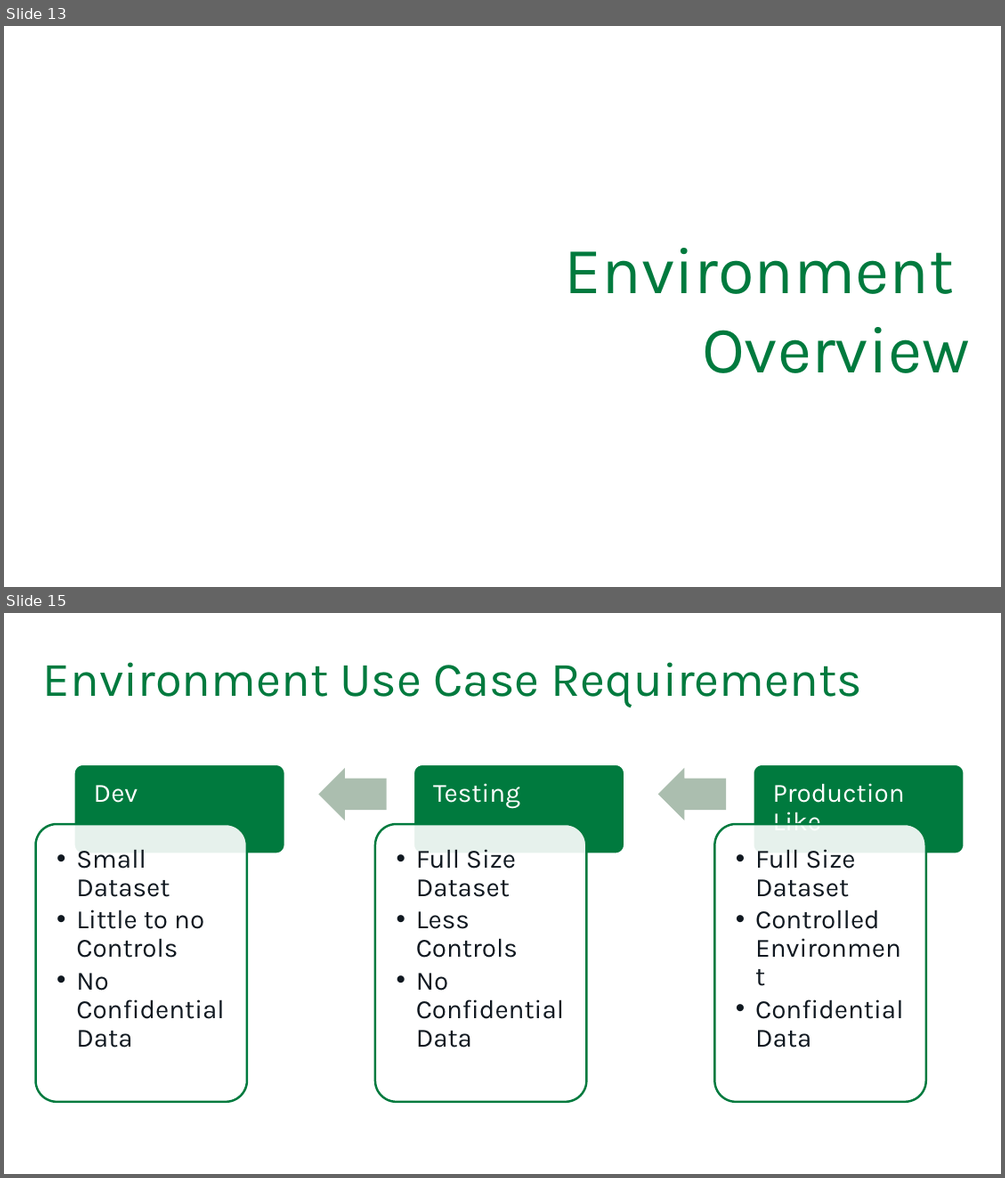
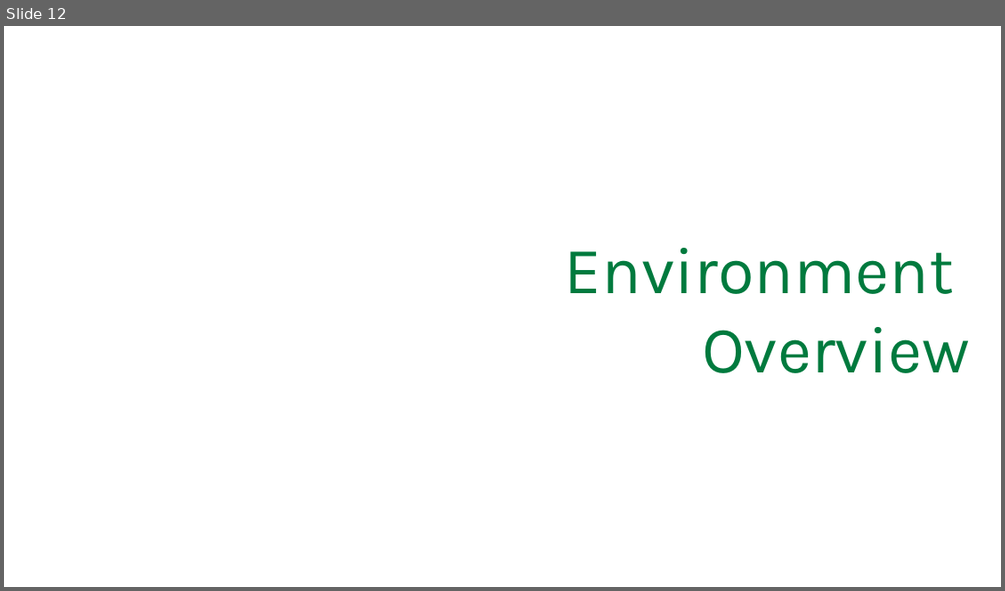
Before and after one commit to SQLPioneer/Presentations, a slide deck: Automation/EnvironmentAutomation.pptx. Shown one above the other, each under a label of ours: slides 13 and 15 before the commit, slide 12 after it; the slides between them are not shown. The pictures are 1005x1178 and 1005x591 pixels, drawn with LibreOffice and Linux fonts; fonts in the diff are those of the drawing; background and template pictures are left out. Boxes give left, top, right and bottom in pixels: in the first picture for what was removed or moved away, otherwise in the second. Text is boxed around its words. In the diff, an @@ line names an element or a change of style, - is before the commit and + after.

```diff
--- a/Automation/EnvironmentAutomation.pptx
+++ b/Automation/EnvironmentAutomation.pptx
@@ slide 15 removed at <box>4,613,1001,1174</box>, background #FFFFFF @@
@@ text removed at <box>43,662,862,708</box> @@
-Environment Use Case Requirements
@@ group removed at <box>36,764,963,1102</box>: 6 rounded rectangles, 6 texts, 2 right arrows @@
-Production Like
-  • Full Size Dataset
-  • Controlled Environment
-  • Confidential Data
-Testing
-  • Full Size Dataset
-  • Less Controls
-  • No Confidential Data
-Dev
-  • Small Dataset
-  • Little to no Controls
-  • No Confidential Data
@@ what was slide 13 is now slide 12 @@
```
Also in this commit, not shown: 3 slides changed, 4 slides added, 4 other slides removed, 4 other files.
